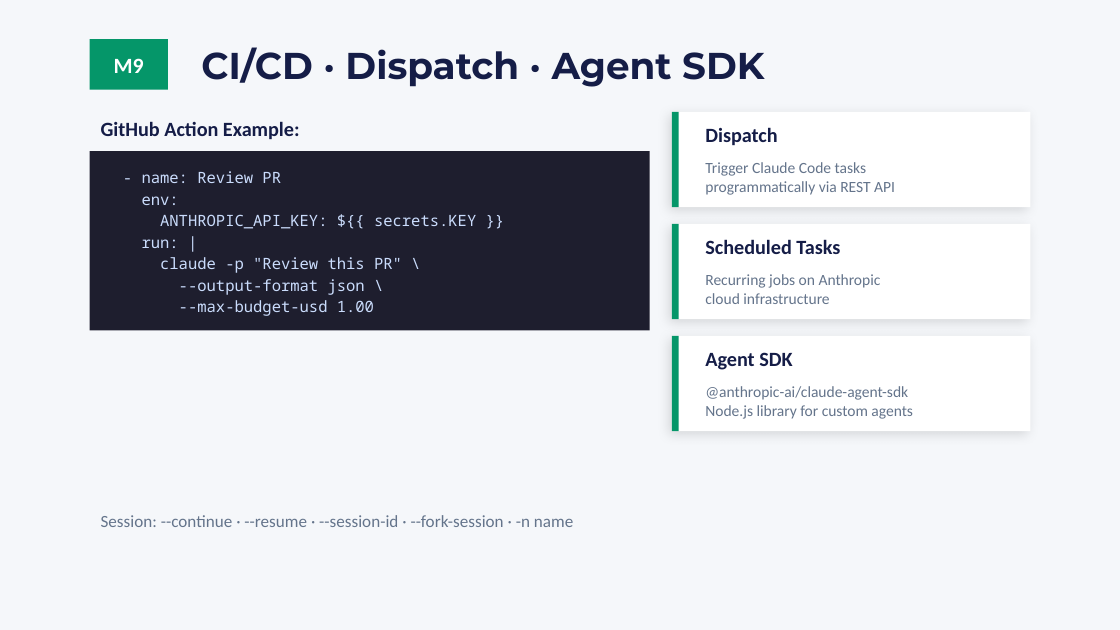
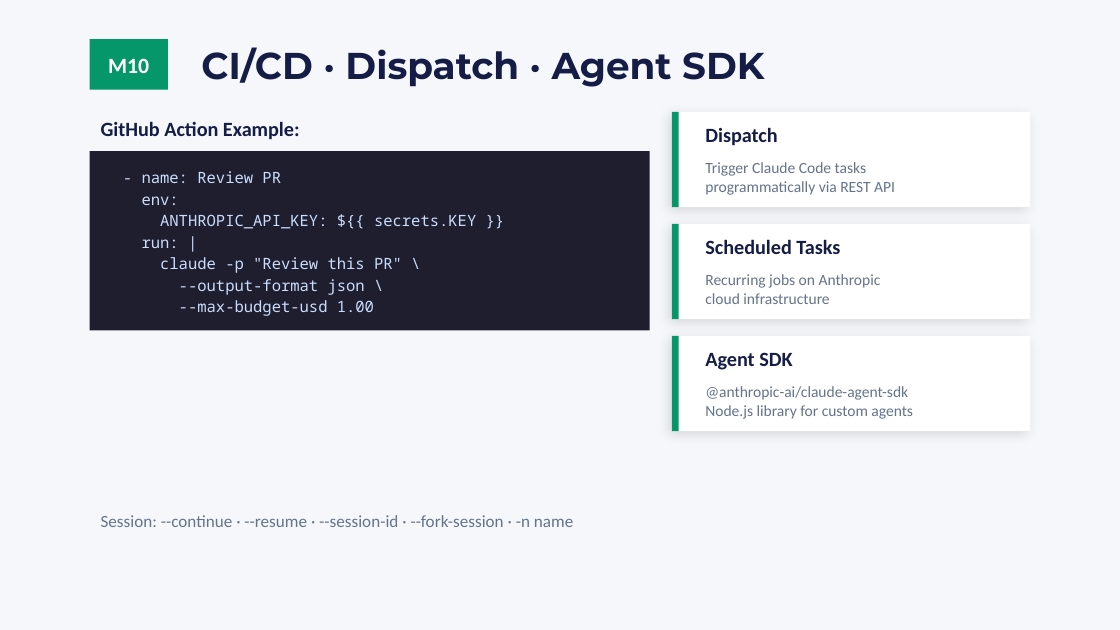
Before and after one commit to clusterreplyDE/claude_workshop, a slide deck: slide 35 of slides/workshop.pptx (slide 34 before the commit). Drawn at 1120x630 pixels with LibreOffice and Linux fonts; fonts in the diff are those of the drawing. Boxes give left, top, right and bottom in pixels: in the first picture for what was removed or moved away, otherwise in the second. Text is boxed around its words. In the diff, an @@ line names an element or a change of style, - is before the commit and + after.

```diff
--- a/slides/workshop.pptx
+++ b/slides/workshop.pptx
@@ text in rectangle at (108,58,149,73): text changed @@
-M9
+M10
```
Also in this commit, not shown: 31 other slides changed, 4 slides added, 3 slides removed, 27 other files.
